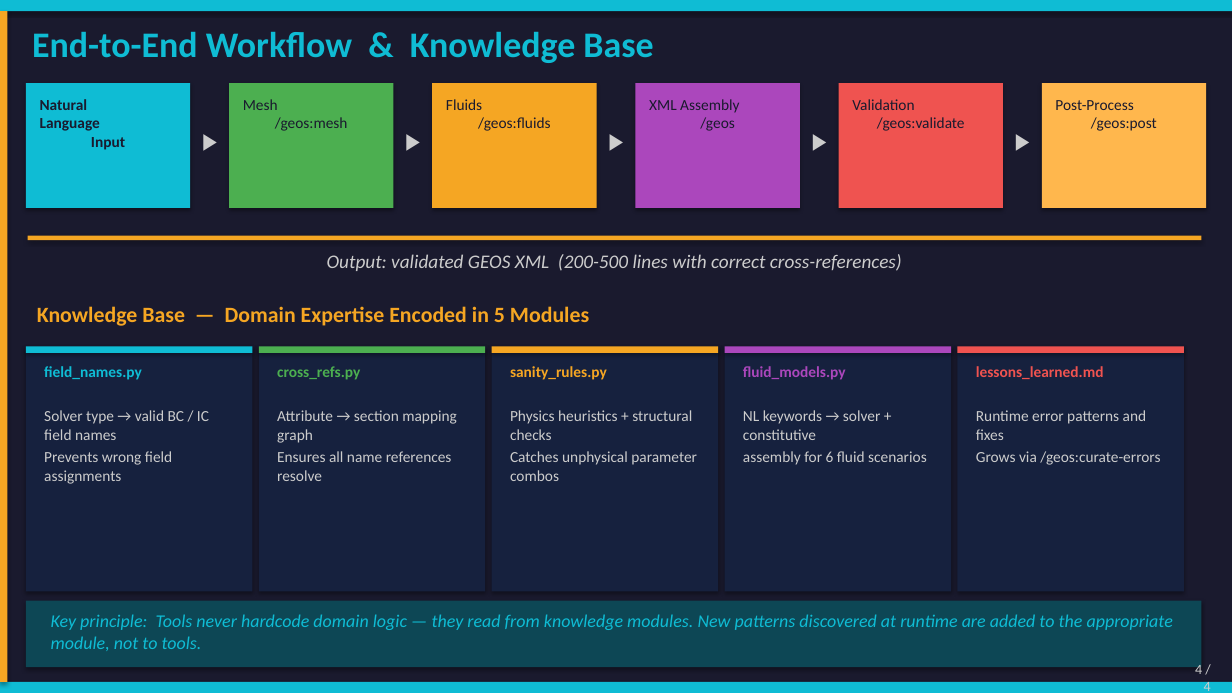
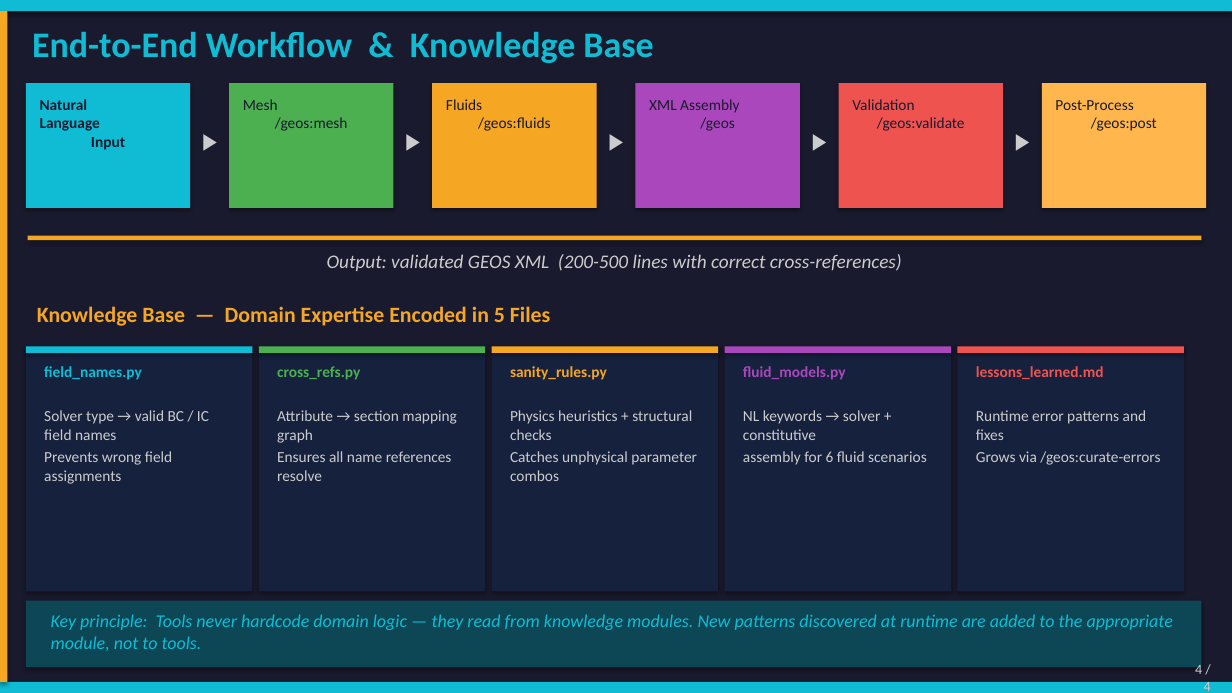
Before and after one commit to adricortes/agents4geos, a slide deck: slide 4 of agents4geos_slides.pptx. Drawn at 1232x693 pixels with LibreOffice and Linux fonts; fonts in the diff are those of the drawing. Boxes give left, top, right and bottom in pixels: in the first picture for what was removed or moved away, otherwise in the second. Text is boxed around its words. In the diff, an @@ line names an element or a change of style, - is before the commit and + after.

```diff
--- a/agents4geos_slides.pptx
+++ b/agents4geos_slides.pptx
@@ text at bbox=[37, 306, 550, 326]: text changed @@
-Knowledge Base — Domain Expertise Encoded in 5 Modules
+Knowledge Base — Domain Expertise Encoded in 5 Files
```
Also in this commit, not shown: 1 other file.
